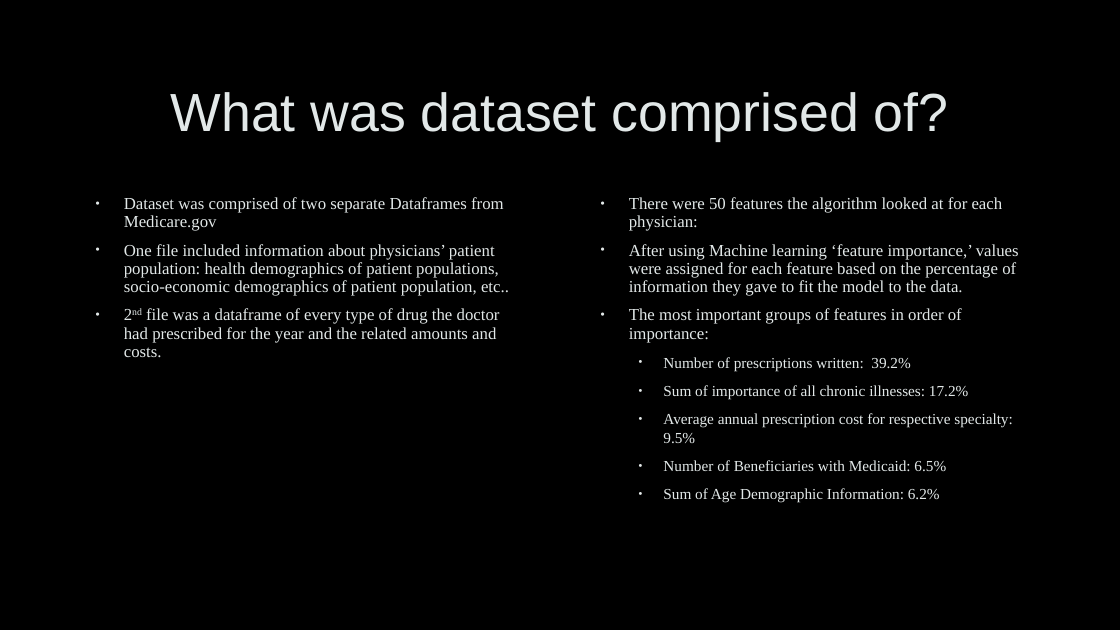
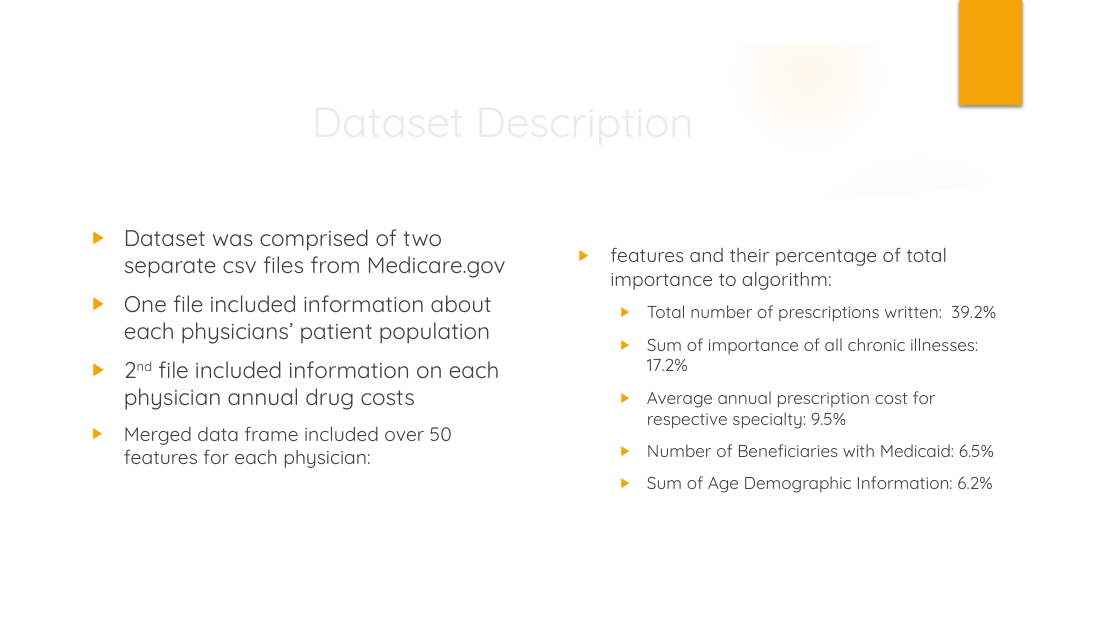
Before and after one commit to spiegelcolorado/Capstone-2-Final, a slide deck: slide 5 of Medicare_Rx_Slides.pptx. Drawn at 1120x630 pixels with LibreOffice and Linux fonts; fonts in the diff are those of the drawing; background and template pictures are left out. Boxes give left, top, right and bottom in pixels: in the first picture for what was removed or moved away, otherwise in the second. Text is boxed around its words. In the diff, an @@ line names an element or a change of style, - is before the commit and + after.

```diff
--- a/Medicare_Rx_Slides.pptx
+++ b/Medicare_Rx_Slides.pptx
@@ group added at (0, 0, 1120, 630): 6 ellipses, 3 freeform shapes @@
@@ rectangle added at (960, 0, 1023, 105), fill #F5A408 @@
@@ text at (124, 229, 506, 468): text changed; size 14.4 to 19.4 pt; font Times New Roman to Quicksand; text colour #E2E8E8 to #404040 @@
-• Dataset was comprised of two separate Dataframes from Medicare.gov
-• One file included information about physicians’ patient population: health demographics of patient populations, socio-economic demographics of patient population, etc..
-• 2nd file was a dataframe of every type of drug the doctor had prescribed for the year and the related amounts and costs.
+▶ Dataset was comprised of two separate csv files from Medicare.gov
+▶ One file included information about each physicians’ patient population
+▶ 2nd file included information on each physician annual drug costs
+▶ Merged data frame included over 50 features for each physician:
@@ title at (124, 230, 206, 246): text changed; size 46 to 36 pt; font Arial to Quicksand; text colour #E2E8E8 to #EBEBEB @@
-What was dataset comprised of?
+Dataset Description
@@ text "features and their percentage of ...": place and size @@
-text "features and their percentage of ..." at (629, 197, 1019, 503)
+text "features and their percentage of ..." at (610, 247, 996, 493)
@@ text at (610, 247, 996, 322): text changed; size 14.4 to 16.6 pt; font Times New Roman to Quicksand; text colour #E2E8E8 to #404040 @@
-• There were 50 features the algorithm looked at for each physician:
-• After using Machine learning ‘feature importance,’ values were assigned for each feature based on the percentage of information they gave to fit the model to the data.
-• The most important groups of features in order of importance:
-  • Number of prescriptions written: 39.2%
+▶ features and their percentage of total importance to algorithm:
+  ▶ Total number of prescriptions written: 39.2%
@@ text at (647, 338, 994, 493): size 13.1 to 14.8 pt, font Times New Roman to Quicksand, text colour #E2E8E8 to #404040, letter outline #404040 0.75 pt to none in "Sum of importance of all chronic illnesses: ...", "Average annual prescription cost for respective specialty: ...", "Number of Beneficiaries with Medicaid: 6.5%", "Sum of Age Demographic Information: 6.2%"; bullet • to ▶; more space between paragraphs; bullet colour #E2E8E8 to #F5A408 @@
```
Also in this commit, not shown: 7 other slides changed, 4 slides added, 3 slides removed, 2 other files.
